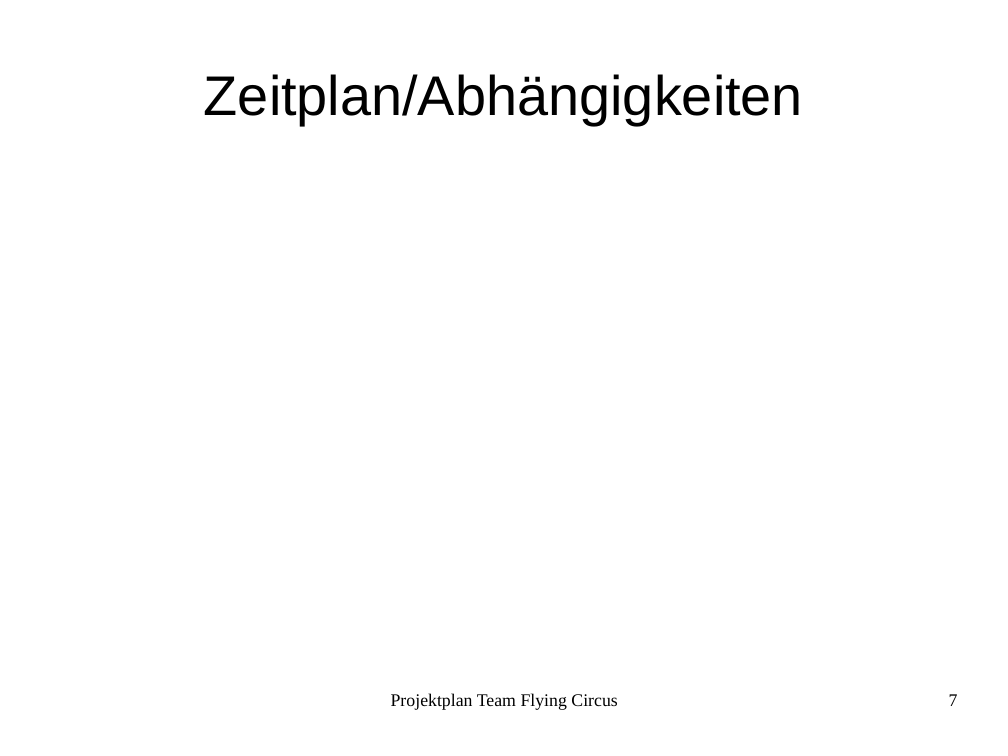
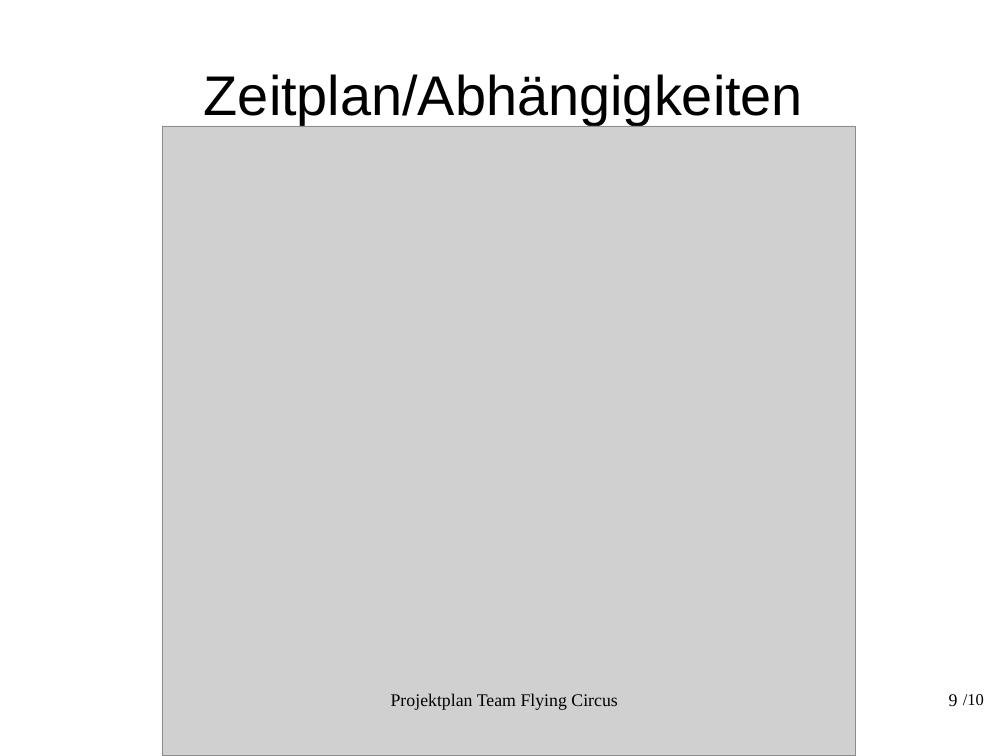
Before and after one commit to Daedalus-TUM/PP_flying_circus, a slide deck: slide 9 of Projektplan/Präsentation.odp (slide 7 before the commit). Drawn at 1008x756 pixels with LibreOffice and Linux fonts; fonts in the diff are those of the drawing; grey boxes stand for pictures. Boxes give left, top, right and bottom in pixels: in the first picture for what was removed or moved away, otherwise in the second. Text is boxed around its words. In the diff, an @@ line names an element or a change of style, - is before the commit and + after.

```diff
--- a/Projektplan/Präsentation.odp
+++ b/Projektplan/Präsentation.odp
@@ picture added at (162, 126, 856, 756) @@
@@ page number at (949, 694, 958, 706): text changed @@
-7
+9
@@ text added at (963, 694, 984, 705), 13 pt, text #000000 @@
+/10
```
Also in this commit, not shown: 2 other slides changed, 7 slides added, 5 slides removed, 5 other files.
